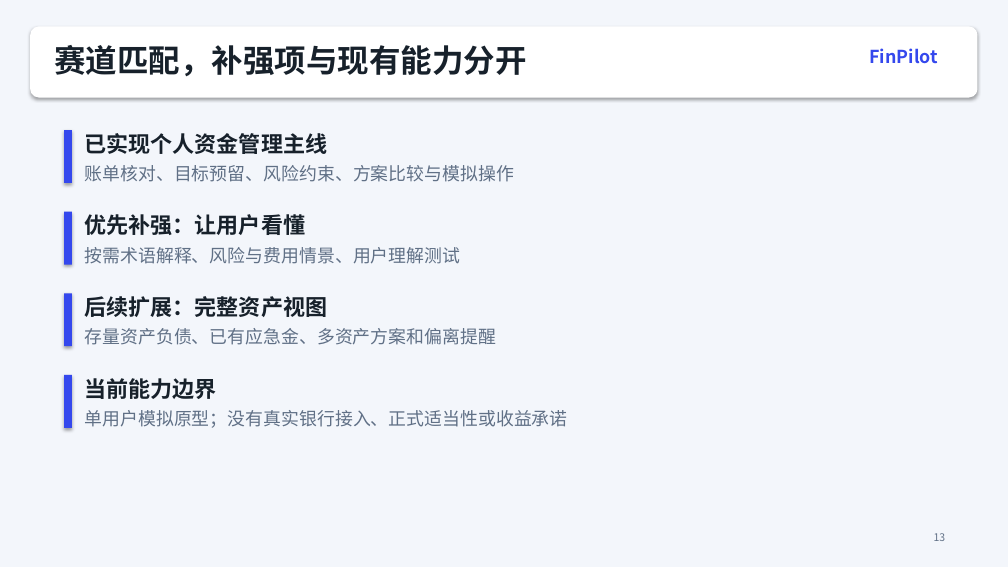
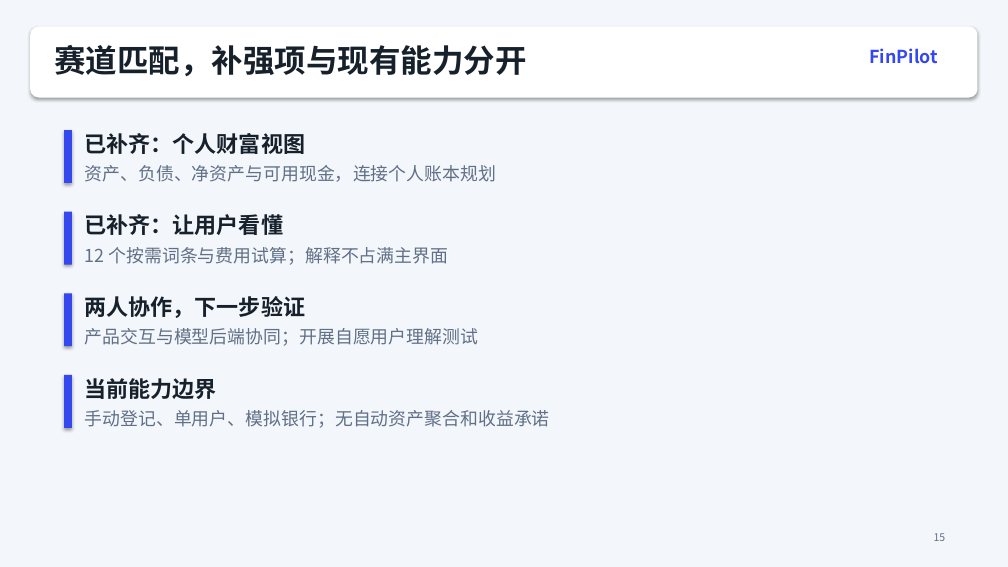
Before and after one commit to gr-peng/gonghang, a slide deck: slide 15 of materials/FinPilot-presentation.pptx (slide 13 before the commit). Drawn at 1008x567 pixels with LibreOffice and Linux fonts; fonts in the diff are those of the drawing. Boxes give left, top, right and bottom in pixels: in the first picture for what was removed or moved away, otherwise in the second. Text is boxed around its words. In the diff, an @@ line names an element or a change of style, - is before the commit and + after.

```diff
--- a/materials/FinPilot-presentation.pptx
+++ b/materials/FinPilot-presentation.pptx
@@ text at box(85, 133, 305, 154): text changed @@
-已实现个人资金管理主线
+已补齐：个人财富视图
@@ text at box(85, 165, 496, 182): text changed @@
-账单核对、目标预留、风险约束、方案比较与模拟操作
+资产、负债、净资产与可用现金，连接个人账本规划
@@ text at box(85, 214, 283, 235): text changed @@
-优先补强：让用户看懂
+已补齐：让用户看懂
@@ text at box(85, 247, 449, 265): text changed @@
-按需术语解释、风险与费用情景、用户理解测试
+12 个按需词条与费用试算；解释不占满主界面
@@ text at box(85, 296, 305, 318): text changed @@
-后续扩展：完整资产视图
+两人协作，下一步验证
@@ text at box(85, 328, 479, 346): text changed @@
-存量资产负债、已有应急金、多资产方案和偏离提醒
+产品交互与模型后端协同；开展自愿用户理解测试
@@ text at box(85, 410, 550, 428): text changed @@
-单用户模拟原型；没有真实银行接入、正式适当性或收益承诺
+手动登记、单用户、模拟银行；无自动资产聚合和收益承诺
@@ text at box(934, 533, 946, 541): text changed @@
-13
+15
```
Also in this commit, not shown: 8 other slides changed, 2 slides added, 38 other files.
